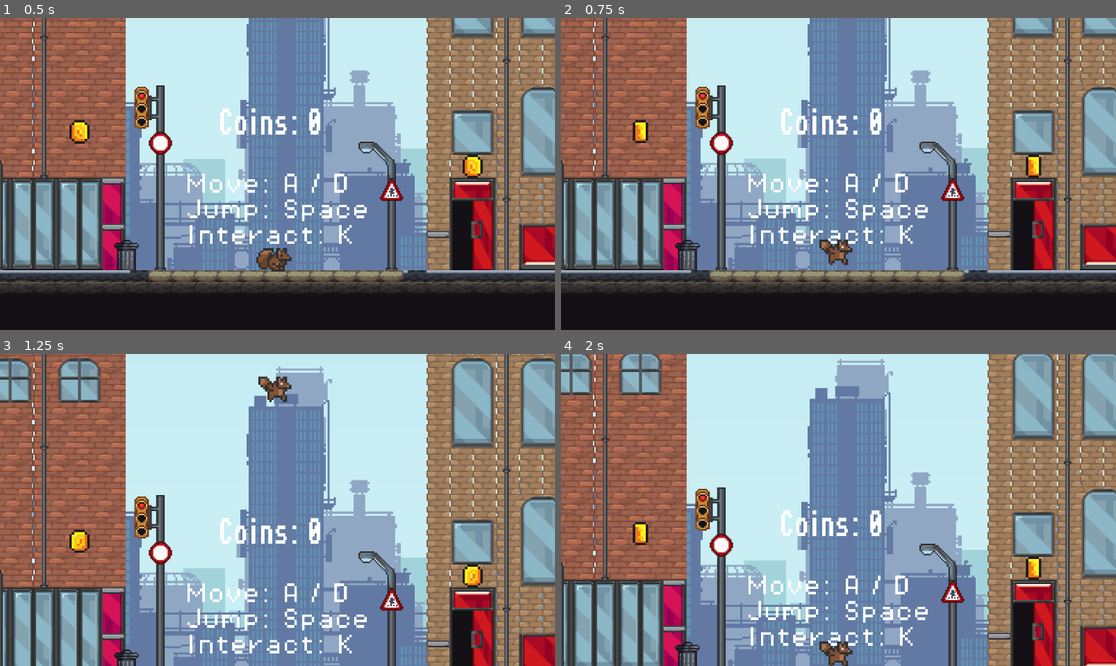
Above: before the commit, frames 1-4 (two rows, left to right).
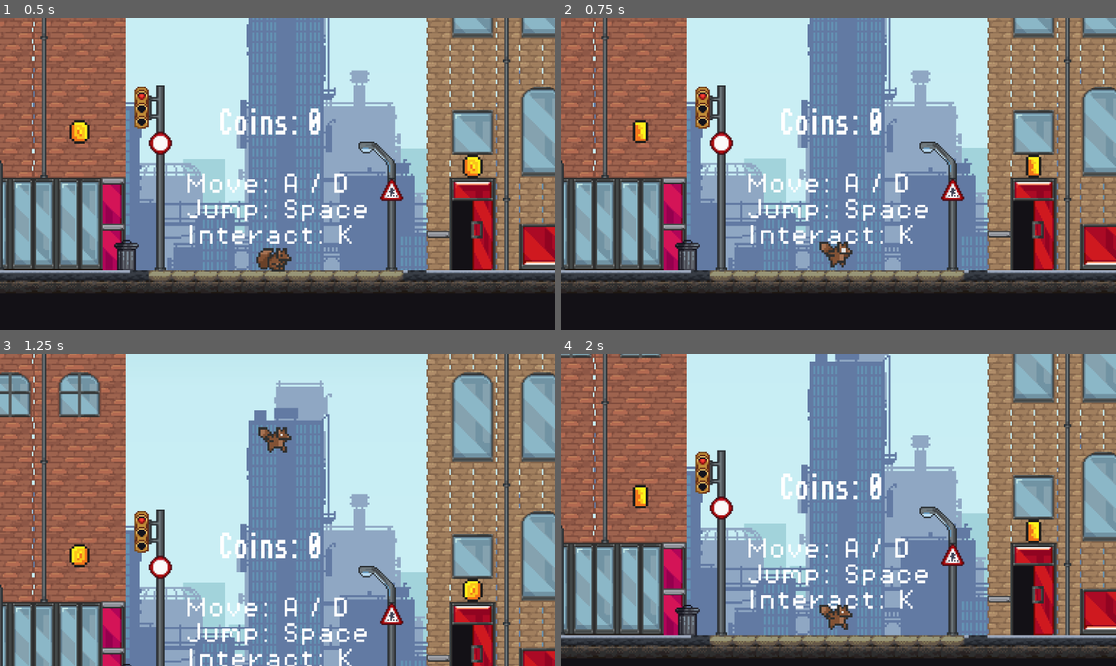
Above: after the commit, the same moments.

Repository: CS196Illinois/FA25-Group6
Game: Godot game, scene res://Scene/games.tscn
The game is run twice, just before and just after one commit, with the same random seed, the same clock (stepped at 60 frames per second) and the same inputs.
Inputs:
- Up to frame 1 (0.5 s): no input
- Up to frame 2 (0.75 s): hold Right (move_right) from 0.53 s (still down); hold K (interact) from 0.53 s (still down)
- Up to frame 3 (1.25 s): keep holding Right (move_right); keep holding K (interact); tap Space (jump) at 0.77 s
- Up to frame 4 (2 s): keep holding Right (move_right); release K (interact) at 1.28 s; tap K (interact) at 1.35 s; tap Space (jump) at 1.52 s

Frame 1 is identical in both runs. In frame 2, 0.2% of the frame differs, in the area x 46-53%, y 70-80%; in frame 3, 31%; in frame 4, 46%, in the area x 0-100%, y 0-100%.

Commit message:
change interact animation

Diff:
--- a/cs-honors-proj/Scene/player.tscn
+++ b/cs-honors-proj/Scene/player.tscn
@@ -1,11 +1,7 @@
-[gd_scene load_steps=25 format=3 uid="uid://cgqtlonm2cm3i"]
+[gd_scene load_steps=24 format=3 uid="uid://cgqtlonm2cm3i"]
 
 [ext_resource type="Texture2D" uid="uid://crau8b5fv3xqb" path="res://Asset/sprite/Squirrel Sprite Sheet.png" id="1_kelma"]
 [ext_resource type="Script" uid="uid://b2drha0lbokl5" path="res://Script/player.gd" id="1_y8w33"]
-
-[sub_resource type="AtlasTexture" id="AtlasTexture_uktg4"]
-atlas = ExtResource("1_kelma")
-region = Rect2(0, 0, 32, 32)
 
 [sub_resource type="AtlasTexture" id="AtlasTexture_lgjog"]
 atlas = ExtResource("1_kelma")
@@ -86,9 +82,6 @@
 [sub_resource type="SpriteFrames" id="SpriteFrames_2sw5t"]
 animations = [{
 "frames": [{
-"duration": 1.0,
-"texture": SubResource("AtlasTexture_uktg4")
-}, {
 "duration": 1.0,
 "texture": SubResource("AtlasTexture_lgjog")
 }, {
